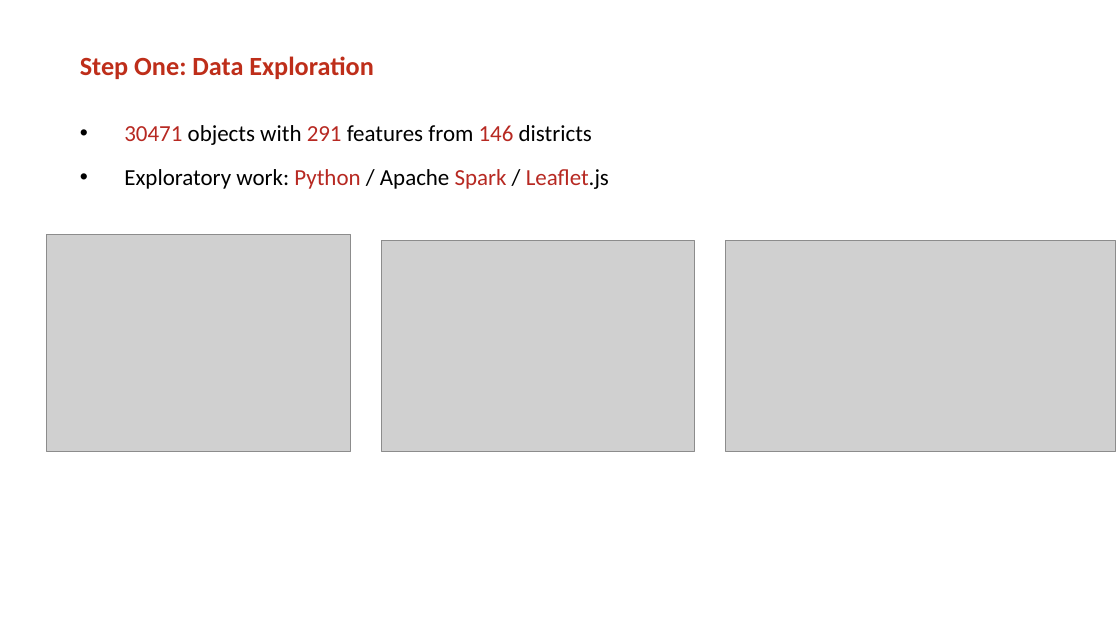
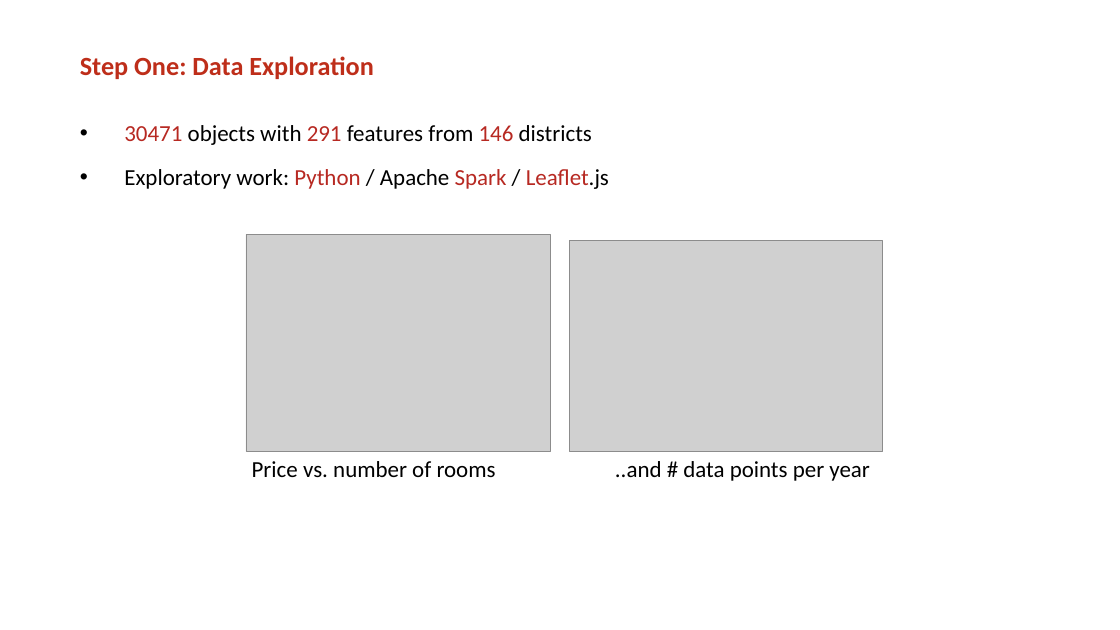
Before and after one commit to mrngm/Classified, a slide deck: slide 3 of Presentatie/Flashtalk 2 (Jeffrey).pptx. Drawn at 1120x630 pixels with LibreOffice and Linux fonts; fonts in the diff are those of the drawing; grey boxes stand for pictures; background and template pictures are left out. Boxes give left, top, right and bottom in pixels: in the first picture for what was removed or moved away, otherwise in the second. Text is boxed around its words. In the diff, an @@ line names an element or a change of style, - is before the commit and + after.

```diff
--- a/Presentatie/Flashtalk 2 (Jeffrey).pptx
+++ b/Presentatie/Flashtalk 2 (Jeffrey).pptx
@@ picture: place and size @@
-picture at (47, 234, 351, 452)
+picture at (246, 234, 551, 452)
@@ picture: place and size @@
-picture at (382, 240, 695, 451)
+picture at (569, 240, 882, 451)
@@ picture removed at (726, 240, 1116, 451) @@
@@ text added at (252, 461, 869, 481), 28 pt, text #000000 @@
+Price vs. number of rooms ..and # data points per year
```
Also in this commit, not shown: 3 other slides changed.
